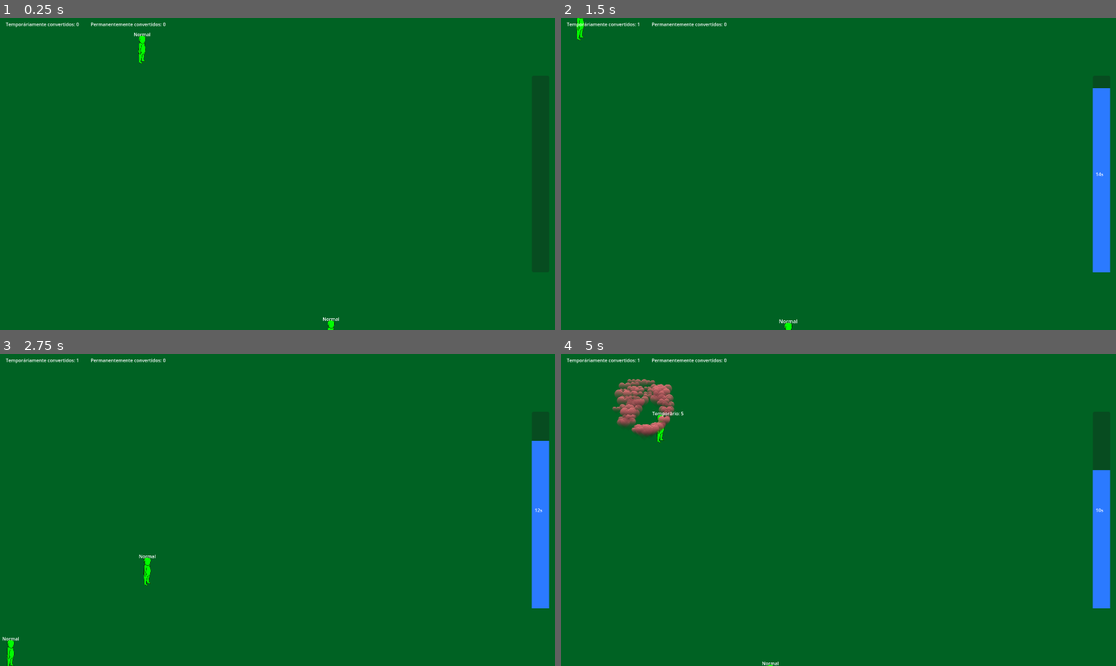
Above: before the commit, frames 1-4 (two rows, left to right).
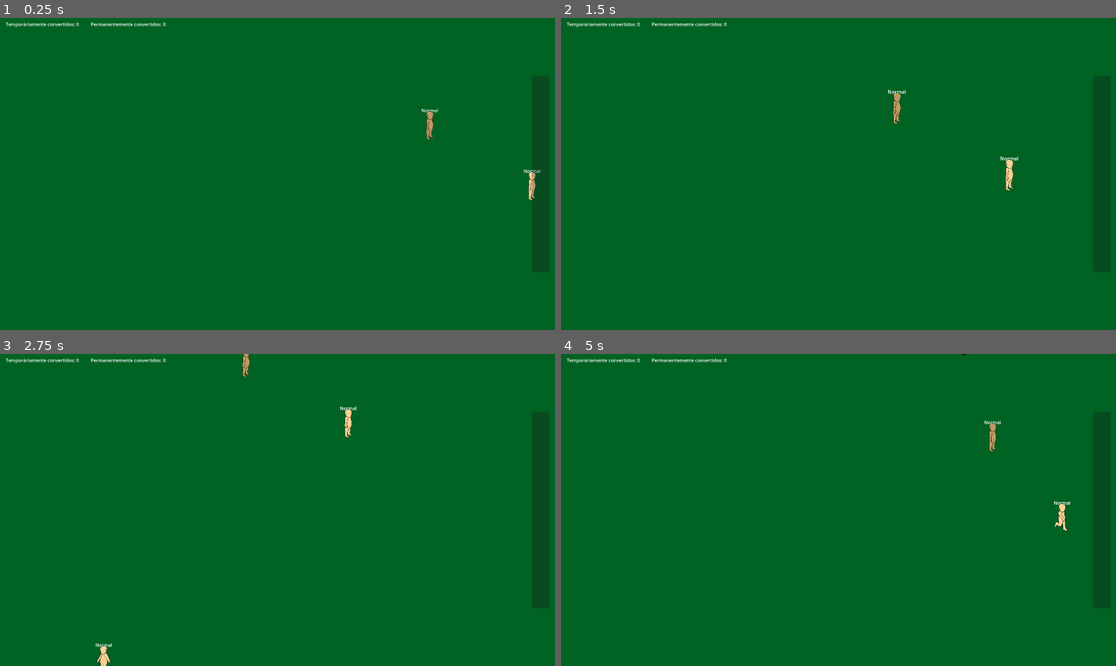
Above: after the commit, the same moments.

Repository: Harry32/PirateSoftwareGameJam
Game: Godot game, scene res://scenes/game.tscn
Same seed, same stepped clock (60 frames per second), same inputs: the game is played once before the commit and once after it.
Inputs (mouse positions are in pixels of both pictures, inside the frame that each line leads up to):
- Up to frame 1 (0.25 s): no input
- Up to frame 2 (1.5 s): tap Enter at 0.5 s; move the mouse to (705, 49) at 0.52 s; press the mouse at (705, 49) at 0.53 s; hold D (Right) 0.53-1.28 s; move the mouse to (727, 189) at 1.27 s; release the mouse at (727, 189) at 1.28 s; hold S (Down) from 1.28 s (still down); tap Mouse wheel up (Zoom In) at 1.35 s
- Up to frame 3 (2.75 s): move the mouse to (216, 609) at 2.02 s; release S (Down) at 2.03 s; hold D (Right) from 2.03 s (still down); hold Mouse wheel down (Zoom Out) from 2.03 s (still down); click (216, 609) at 2.17 s
- Up to frame 4 (5 s): move the mouse to (572, 653) at 2.77 s; release D (Right) at 2.78 s; release Mouse wheel down (Zoom Out) at 2.78 s; hold W (Up) 2.78-3.53 s; click (572, 653) at 2.85 s; move the mouse to (1088, 637) at 3.52 s; hold Mouse wheel up (Zoom In) 3.53-4.28 s; hold A (Left) from 3.53 s (still down); click (1088, 637) at 3.67 s; move the mouse to (672, 463) at 4.27 s; tap Mouse wheel down (Zoom Out) at 4.35 s

The runs differ from the first frame. In frame 1, 0.4% of the frame differs, in the area x 24-98%, y 4-100%; in frame 2, 2.4%; in frame 3, 2.3%; in frame 4, 3.1%, in the area x 9-99%, y 0-100%.

Commit message:
Adding randomized skin tones

Diff:
--- a/scenes/person.tscn
+++ b/scenes/person.tscn
@@ -1,12 +1,19 @@
-[gd_scene load_steps=30 format=3 uid="uid://o33urjc3n8t4"]
+[gd_scene load_steps=32 format=3 uid="uid://o33urjc3n8t4"]
 
 [ext_resource type="Script" path="res://scripts/person.gd" id="1_xvrq1"]
+[ext_resource type="Shader" path="res://shaders/color_changer.gdshader" id="2_0ku03"]
 [ext_resource type="Texture2D" uid="uid://qk8hsfq1x4hp" path="res://graphics/people/Personagem.png" id="2_4a1ns"]
 [ext_resource type="Texture2D" uid="uid://d2vp1078mv7su" path="res://graphics/particles/symbol_01.png" id="2_h6mjv"]
 [ext_resource type="PackedScene" uid="uid://dakwgp04xy1km" path="res://scenes/control/state_machine.tscn" id="4_p4c0u"]
 [ext_resource type="Script" path="res://scripts/control/idle.gd" id="12_8ur6y"]
 [ext_resource type="Script" path="res://scripts/control/walking.gd" id="13_1pe2b"]
 [ext_resource type="Script" path="res://scripts/control/action.gd" id="14_s7jlf"]
+
+[sub_resource type="ShaderMaterial" id="ShaderMaterial_smd44"]
+resource_local_to_scene = true
+shader = ExtResource("2_0ku03")
+shader_parameter/newColor = Color(0.74902, 0.607843, 0.376471, 1)
+shader_parameter/value = null
 
 [sub_resource type="CircleShape2D" id="CircleShape2D_vtq0c"]
 
@@ -120,6 +127,21 @@
 "values": [0]
 }
 
+[sub_resource type="Animation" id="Animation_7eity"]
+length = 0.001
+tracks/0/type = "value"
+tracks/0/imported = false
+tracks/0/enabled = true
+tracks/0/path = NodePath("PersonSprite:frame")
+tracks/0/interp = 1
+tracks/0/loop_wrap = true
+tracks/0/keys = {
+"times": PackedFloat32Array(0),
+"transitions": PackedFloat32Array(1),
+"update": 1,
+"values": [0]
+}
+
 [sub_resource type="Animation" id="Animation_pj00o"]
 resource_name = "Walking"
 loop_mode = 1
@@ -149,21 +171,6 @@
 "values": [0, 1, 2, 3]
 }
 
-[sub_resource type="Animation" id="Animation_7eity"]
-length = 0.001
-tracks/0/type = "value"
-tracks/0/imported = false
-tracks/0/enabled = true
-tracks/0/path = NodePath("PersonSprite:frame")
-tracks/0/interp = 1
-tracks/0/loop_wrap = true
-tracks/0/keys = {
-"times": PackedFloat32Array(0),
-"transitions": PackedFloat32Array(1),
-"update": 1,
-"values": [0]
-}
-
 [sub_resource type="AnimationLibrary" id="AnimationLibrary_dttf4"]
 _data = {
 "Action": SubResource("Animation_sbvn1"),
@@ -217,6 +224,7 @@
 script = ExtResource("1_xvrq1")
 
 [node name="PersonSprite" type="Sprite2D" parent="."]
+material = SubResource("ShaderMaterial_smd44")
 scale = Vector2(0.4, 0.4)
 texture = ExtResource("2_4a1ns")
 flip_h = true
@@ -264,6 +272,7 @@
 anim_player = NodePath("../AnimationPlayer")
 
 [node name="CollisionShape2D" type="CollisionShape2D" parent="."]
+visible = false
 position = Vector2(0, 7)
 shape = SubResource("RectangleShape2D_ok6tu")
 
--- a/scripts/people_spawner.gd
+++ b/scripts/people_spawner.gd
@@ -6,6 +6,12 @@
 
 
 var rng = RandomNumberGenerator.new()
+var colors: Array[Color] = [Color(0.74902, 0.607843, 0.376471, 1),
+							Color(0.980392, 0.827451, 0.576471, 1),
+							Color(0.360784, 0.290196, 0.172549, 1),
+							Color(0.188235, 0.145098, 0.0666667, 1)]
+
+
 const PERSON = preload("res://scenes/person.tscn")
 
 
@@ -22,6 +28,7 @@
 		var personInstance = PERSON.instantiate()
 
 		personInstance.position = Vector2(x, y)
+		personInstance.personColor = pick_person_color()
 		personInstance.walkableX0 = x0
 		personInstance.walkableX1 = x1
 		personInstance.walkableY0 = y0
@@ -29,3 +36,11 @@
 
 		$"..".call_deferred("add_child", personInstance)
 		ProgressInformation.add_counter("TotalPeople")
+
+
+func pick_person_color() -> Color:
+	rng.randomize()
+
+	var selectedColor = rng.randi_range(0, colors.size()-1)
+
+	return colors[selectedColor];
--- a/scripts/person.gd
+++ b/scripts/person.gd
@@ -1,5 +1,7 @@
 extends CharacterBody2D
 
+@export var aaa: Color = Color(0.1882, 0.1451, 0.0667, 1)
+@export var bbb: Color = Color(0.749, 0.6078, 0.3765, 1)
 
 var speed = 150.0
 var targetPosition: Vector2
@@ -8,6 +10,7 @@
 var executeAction: bool = false
 var closePeople: Array[CharacterBody2D]
 var direction: Vector2
+var personColor: Color
 var walkableX0: float
 var walkableX1: float
 var walkableY0: float
@@ -17,7 +20,11 @@
 func _ready():
 	direction = Vector2.ZERO
 	targetPosition = position
+
+	$PersonSprite.material.set_shader_parameter("newColor", personColor)
+
 	StatsInformation.connect("change_stats",update_stats)
+
 	$Timer.wait_time = rng.randf_range(0, 5)
 	$Timer.start()
 
--- /dev/null
+++ b/shaders/color_changer.gdshader
@@ -0,0 +1,16 @@
+shader_type canvas_item;
+
+uniform vec4 newColor : source_color = vec4(0.74902, 0.607843, 0.376471, 1);
+uniform float value;
+
+void fragment() {
+	vec4 textureColor = texture(TEXTURE, UV);
+
+	float control = (textureColor.r + textureColor.g + textureColor.b);
+
+	float newRed = control * newColor.r;
+	float newGreen = control * newColor.g;
+	float newBlue = control * newColor.b;
+
+	COLOR = vec4(newRed, newGreen, newBlue ,textureColor.a);
+}
